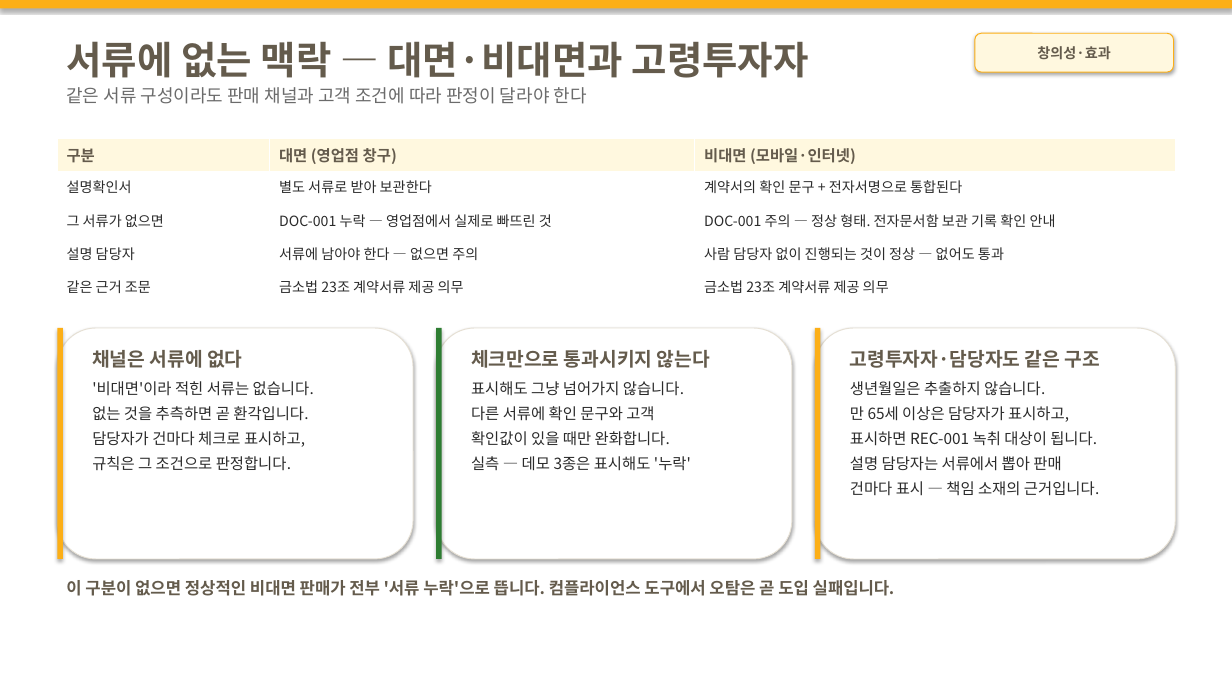
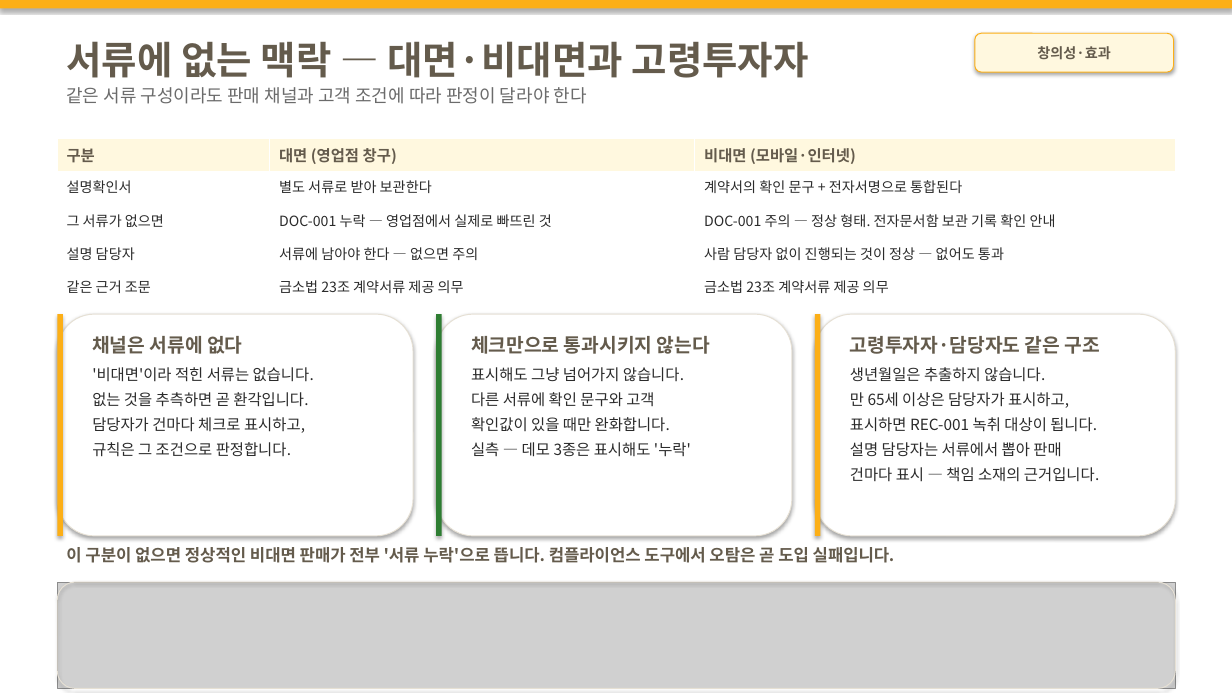
Before and after one commit to M0282/26KBAI_LW, a slide deck: slide 14 of docs/기술설명서_초안.pptx. Drawn at 1232x693 pixels with LibreOffice and Linux fonts; fonts in the diff are those of the drawing; grey boxes stand for pictures. Boxes give left, top, right and bottom in pixels: in the first picture for what was removed or moved away, otherwise in the second. Text is boxed around its words. In the diff, an @@ line names an element or a change of style, - is before the commit and + after.

```diff
--- a/docs/기술설명서_초안.pptx
+++ b/docs/기술설명서_초안.pptx
@@ rounded rectangle: place and size @@
-rounded rectangle at bbox=[57, 328, 413, 559]
+rounded rectangle at bbox=[57, 314, 413, 536]
@@ rectangle: place and size @@
-rectangle at bbox=[57, 328, 63, 559]
+rectangle at bbox=[57, 314, 63, 536]
@@ text "채널은 서류에 없다": place and size @@
-text "채널은 서류에 없다" at bbox=[92, 350, 314, 471]
+text "채널은 서류에 없다" at bbox=[92, 336, 314, 457]
@@ rounded rectangle: place and size @@
-rounded rectangle at bbox=[436, 328, 792, 559]
+rounded rectangle at bbox=[436, 314, 792, 536]
@@ rectangle: place and size @@
-rectangle at bbox=[436, 328, 442, 559]
+rectangle at bbox=[436, 314, 442, 536]
@@ text "체크만으로 통과시키지 않는다": place and size @@
-text "체크만으로 통과시키지 않는다" at bbox=[471, 350, 710, 471]
+text "체크만으로 통과시키지 않는다" at bbox=[471, 336, 710, 457]
@@ rounded rectangle: place and size @@
-rounded rectangle at bbox=[815, 328, 1176, 559]
+rounded rectangle at bbox=[815, 314, 1176, 536]
@@ rectangle: place and size @@
-rectangle at bbox=[815, 328, 821, 559]
+rectangle at bbox=[815, 314, 821, 536]
@@ text "고령투자자·담당자도 같은 구조": place and size @@
-text "고령투자자·담당자도 같은 구조" at bbox=[850, 350, 1100, 496]
+text "고령투자자·담당자도 같은 구조" at bbox=[850, 336, 1100, 482]
@@ text "이 구분이 없으면 정상적인 비대면 ...": place and size @@
-text "이 구분이 없으면 정상적인 비대면 ..." at bbox=[66, 580, 895, 596]
+text "이 구분이 없으면 정상적인 비대면 ..." at bbox=[66, 547, 895, 563]
@@ picture added at bbox=[57, 582, 1176, 689] @@
@@ rounded rectangle added at bbox=[57, 582, 1176, 689], outline #E6E0D4 0.75 pt @@
```
Also in this commit, not shown: 2 other slides changed, 9 other files.
